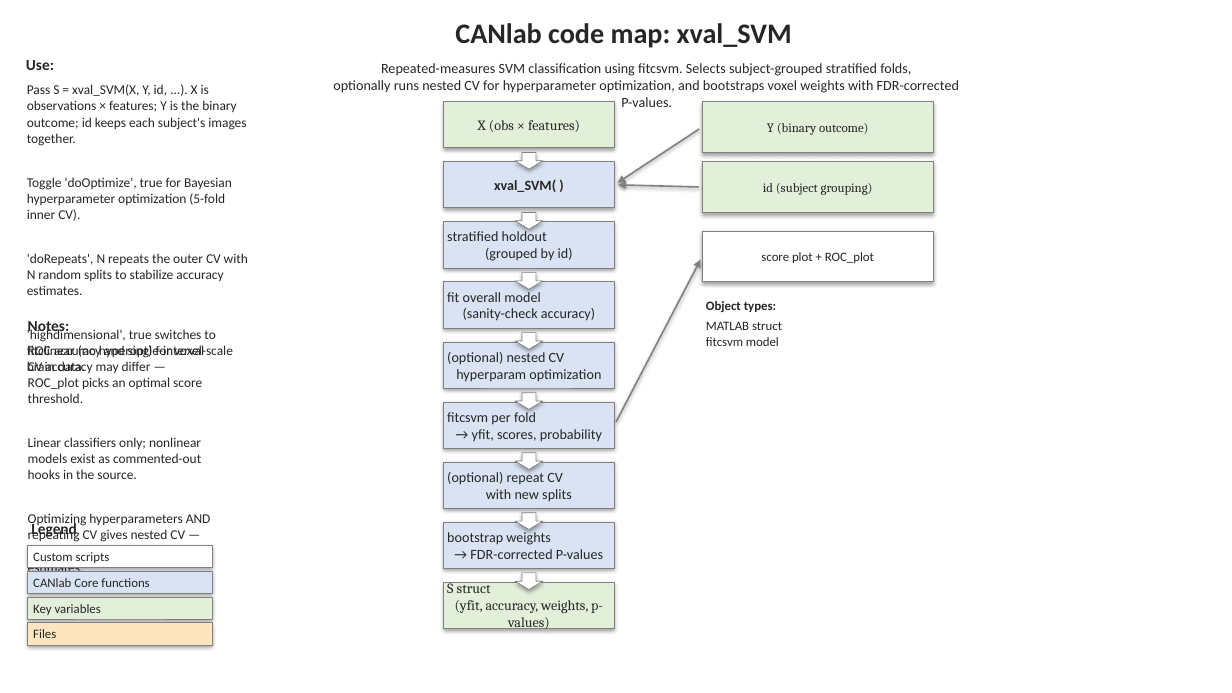
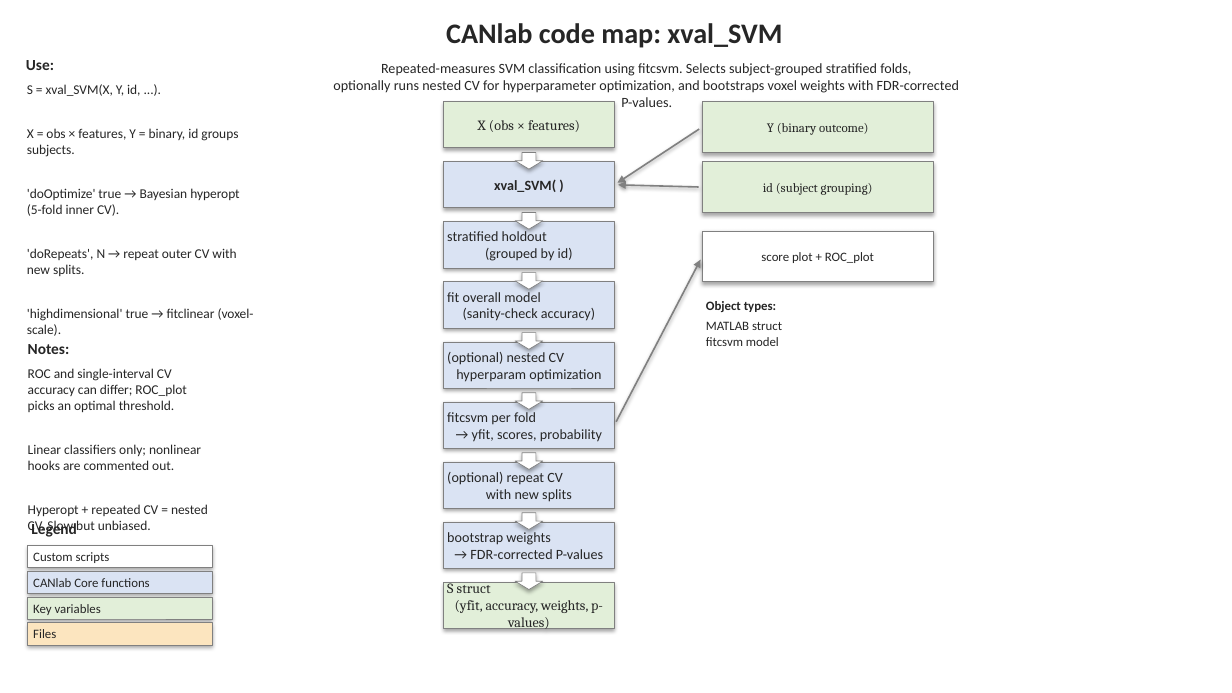
Before and after one commit to canlab/CanlabCore, a slide deck: slide 1 of docs/code_maps_pptx/xval_SVM_codemap.pptx. Drawn at 1232x693 pixels with LibreOffice and Linux fonts; fonts in the diff are those of the drawing. Boxes give left, top, right and bottom in pixels: in the first picture for what was removed or moved away, otherwise in the second. Text is boxed around its words. In the diff, an @@ line names an element or a change of style, - is before the commit and + after.

```diff
--- a/docs/code_maps_pptx/xval_SVM_codemap.pptx
+++ b/docs/code_maps_pptx/xval_SVM_codemap.pptx
@@ text "CANlab code map: xval_SVM" moved from (x1=455, y1=23, x2=792, y2=48) to (x1=446, y1=23, x2=782, y2=48) @@
@@ text at (x1=27, y1=84, x2=254, y2=336): text changed @@
-Pass S = xval_SVM(X, Y, id, ...). X is observations × features; Y is the binary outcome; id keeps each subject's images together.
-Toggle 'doOptimize', true for Bayesian hyperparameter optimization (5-fold inner CV).
-'doRepeats', N repeats the outer CV with N random splits to stabilize accuracy estimates.
-'highdimensional', true switches to fitclinear (no hyperopt) for voxel-scale brain data.
+S = xval_SVM(X, Y, id, ...).
+X = obs × features, Y = binary, id groups subjects.
+'doOptimize' true → Bayesian hyperopt (5-fold inner CV).
+'doRepeats', N → repeat outer CV with new splits.
+'highdimensional' true → fitclinear (voxel-scale).
@@ text "Notes:" rewrapped from (x1=28, y1=321, x2=70, y2=336) to (x1=28, y1=344, x2=70, y2=354) @@
@@ text at (x1=28, y1=368, x2=208, y2=534): text changed @@
-ROC accuracy and single-interval CV accuracy may differ — ROC_plot picks an optimal score threshold.
-Linear classifiers only; nonlinear models exist as commented-out hooks in the source.
-Optimizing hyperparameters AND repeating CV gives nested CV — slow but appropriate for unbiased estimates.
+ROC and single-interval CV accuracy can differ; ROC_plot picks an optimal threshold.
+Linear classifiers only; nonlinear hooks are commented out.
+Hyperopt + repeated CV = nested CV. Slow but unbiased.
```
Also in this commit, not shown: 20 other files.
